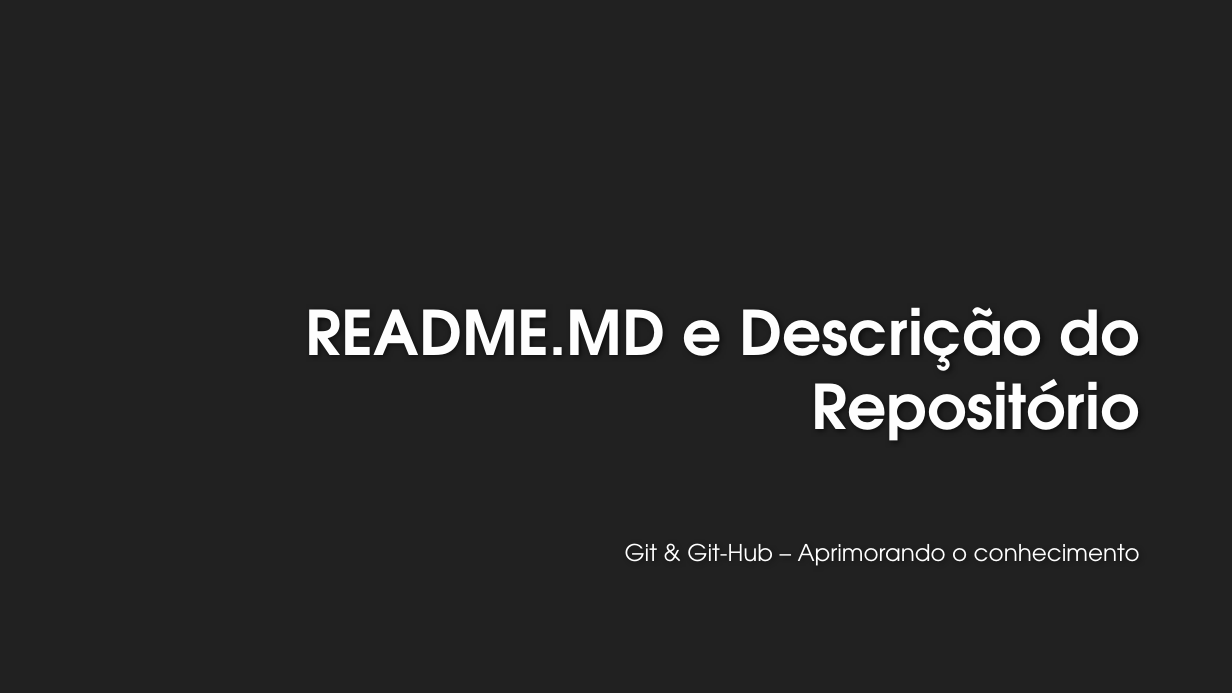
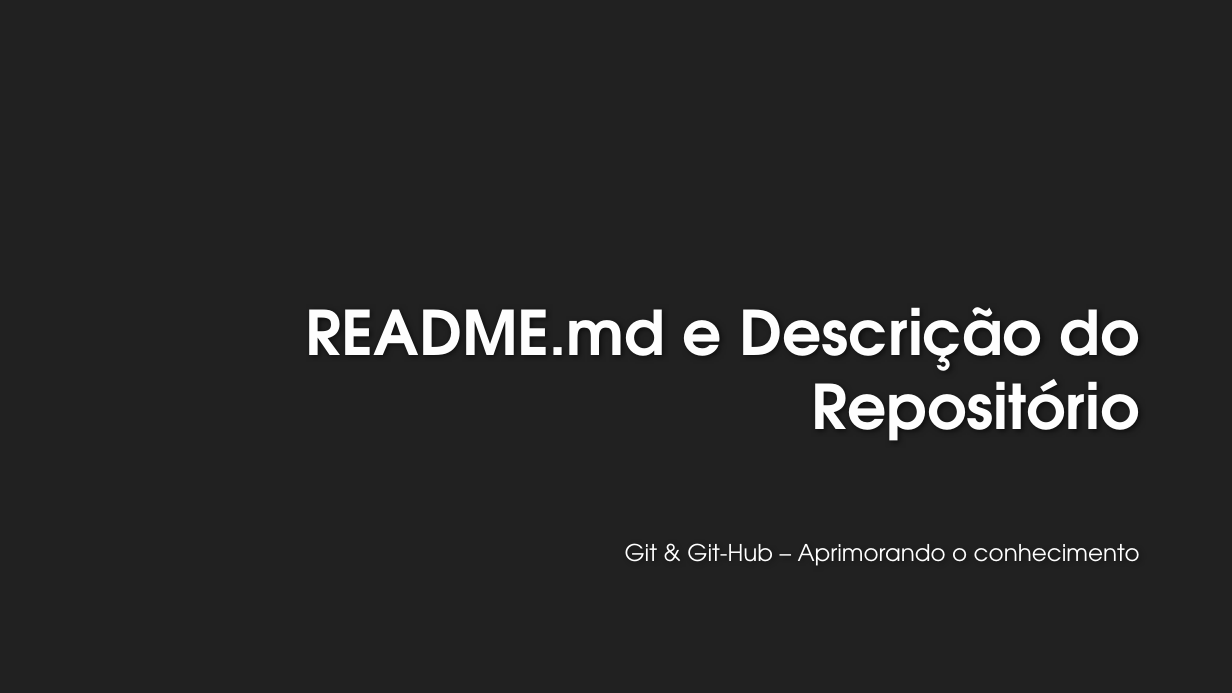
Before and after one commit to RecodeJr/GitHub-Professional, a slide deck: slide 12 of Git-GitHub/Git & Git-Hub – Aprimorando o conhecimento.pptx. Drawn at 1232x693 pixels with LibreOffice and Linux fonts; fonts in the diff are those of the drawing; background and template pictures are left out. Boxes give left, top, right and bottom in pixels: in the first picture for what was removed or moved away, otherwise in the second. Text is boxed around its words. In the diff, an @@ line names an element or a change of style, - is before the commit and + after.

```diff
--- a/Git-GitHub/Git & Git-Hub – Aprimorando o conhecimento.pptx
+++ b/Git-GitHub/Git & Git-Hub – Aprimorando o conhecimento.pptx
@@ title at box(306, 307, 1140, 441): text changed @@
-README.MD e Descrição do Repositório
+README.md e Descrição do Repositório
```
Also in this commit, not shown: 3 other slides changed, 5 slides added, 1 other file.
